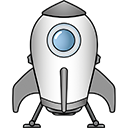
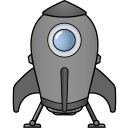
Layered file, before and after one edit (128 × 128). Changes by layer:
renamed "ColoresShaders3" to "Objeto inteligente vectorial1", painted on it over left=12, top=0, right=117, bottom=128
